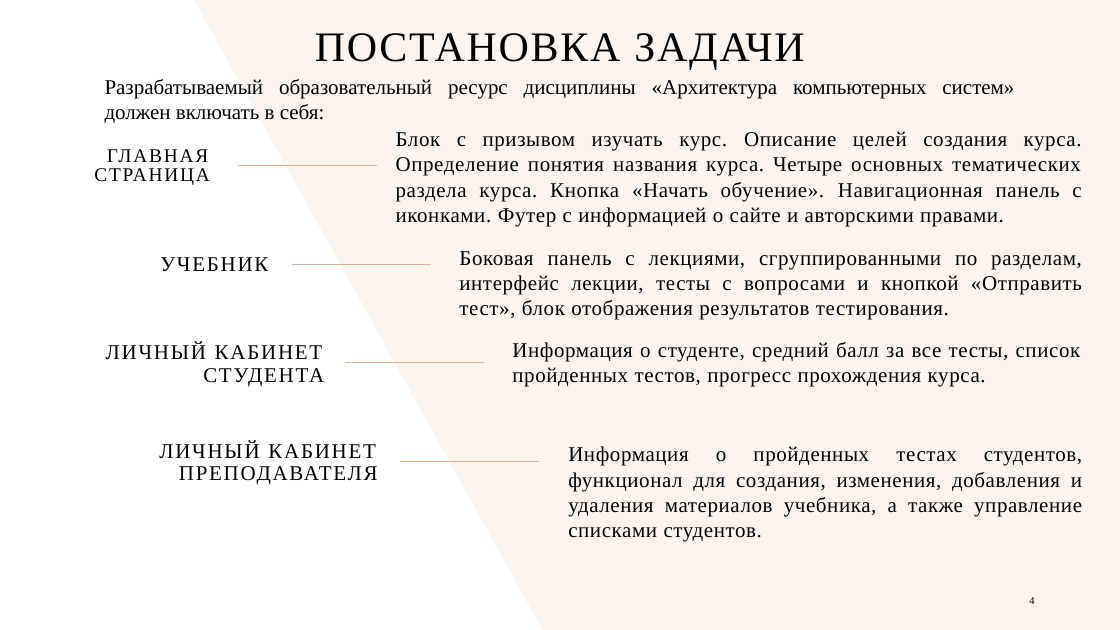
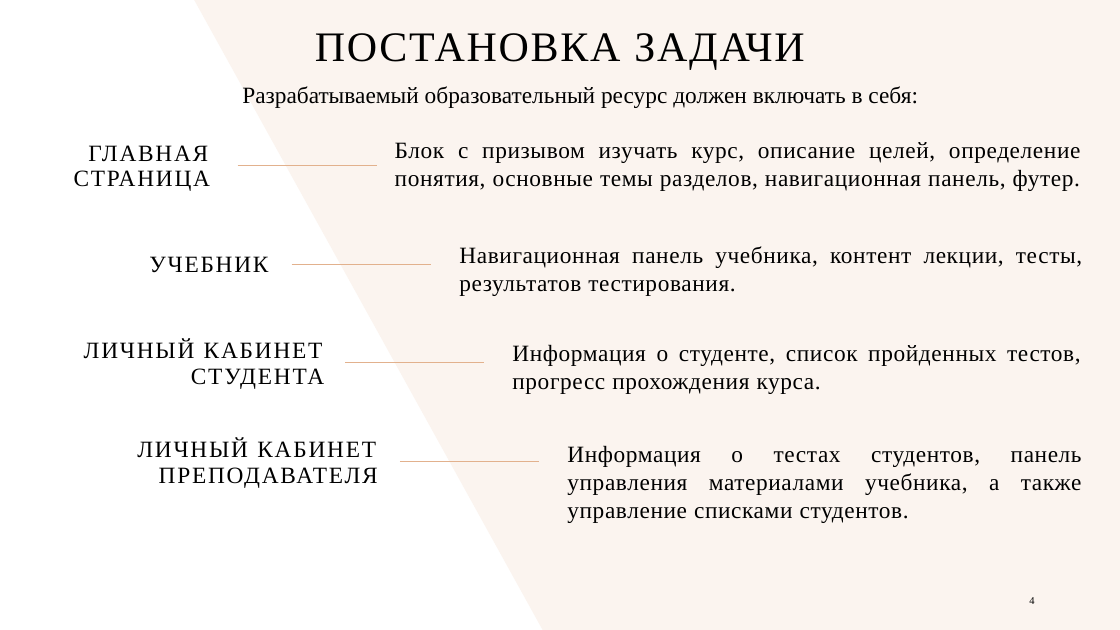
Before and after one commit to AngelinaPuh/diplom_project, a slide deck: slide 4 of dokuments/предзащита.pptx. Drawn at 1120x630 pixels with LibreOffice and Linux fonts; fonts in the diff are those of the drawing. Boxes give left, top, right and bottom in pixels: in the first picture for what was removed or moved away, otherwise in the second. Text is boxed around its words. In the diff, an @@ line names an element or a change of style, - is before the commit and + after.

```diff
--- a/dokuments/предзащита.pptx
+++ b/dokuments/предзащита.pptx
@@ text at <box>242,86,918,108</box>: text changed; size 18 to 20 pt @@
-Разрабатываемый образовательный ресурс дисциплины «Архитектура компьютерных систем» должен включать в себя:
+Разрабатываемый образовательный ресурс должен включать в себя:
@@ text "ГЛАВНАЯ СТРАНИЦА" at <box>74,145,210,191</box>: size 16.6 to 20 pt; line spacing 0.8 to 0.9 @@
@@ text at <box>395,142,1080,191</box>: text changed; size 18 to 20 pt @@
-Блок с призывом изучать курс. Описание целей создания курса. Определение понятия названия курса. Четыре основных тематических раздела курса. Кнопка «Начать обучение». Навигационная панель с иконками. Футер с информацией о сайте и авторскими правами.
+Блок с призывом изучать курс, описание целей, определение понятия, основные темы разделов, навигационная панель, футер.
@@ size 18 to 20 pt in 3 elements at <box>137,439,378,488</box>, <box>84,340,324,389</box>, <box>149,256,268,273</box> @@
@@ text "УЧЕБНИК": place and size @@
-text "УЧЕБНИК" at <box>160,257,268,272</box>
+text "УЧЕБНИК" at <box>149,256,268,273</box>
@@ text at <box>459,246,1082,296</box>: text changed; size 18 to 20 pt @@
-Боковая панель с лекциями, сгруппированными по разделам, интерфейс лекции, тесты с вопросами и кнопкой «Отправить тест», блок отображения результатов тестирования.
+Навигационная панель учебника, контент лекции, тесты, результатов тестирования.
@@ text "ЛИЧНЫЙ КАБИНЕТ СТУДЕНТА": place and size @@
-text "ЛИЧНЫЙ КАБИНЕТ СТУДЕНТА" at <box>106,343,324,386</box>
+text "ЛИЧНЫЙ КАБИНЕТ СТУДЕНТА" at <box>84,340,324,389</box>
@@ text at <box>512,344,1081,394</box>: text changed; size 18 to 20 pt @@
-Информация о студенте, средний балл за все тесты, список пройденных тестов, прогресс прохождения курса.
+Информация о студенте, список пройденных тестов, прогресс прохождения курса.
@@ text "ЛИЧНЫЙ КАБИНЕТ ПРЕПОДАВАТЕЛЯ": place and size @@
-text "ЛИЧНЫЙ КАБИНЕТ ПРЕПОДАВАТЕЛЯ" at <box>159,442,378,485</box>
+text "ЛИЧНЫЙ КАБИНЕТ ПРЕПОДАВАТЕЛЯ" at <box>137,439,378,488</box>
@@ text at <box>567,445,1082,523</box>: text changed; size 18 to 20 pt @@
-Информация о пройденных тестах студентов, функционал для создания, изменения, добавления и удаления материалов учебника, а также управление списками студентов.
+Информация о тестах студентов, панель управления материалами учебника, а также управление списками студентов.
```
Also in this commit, not shown: 9 other slides changed, 51 other files.
